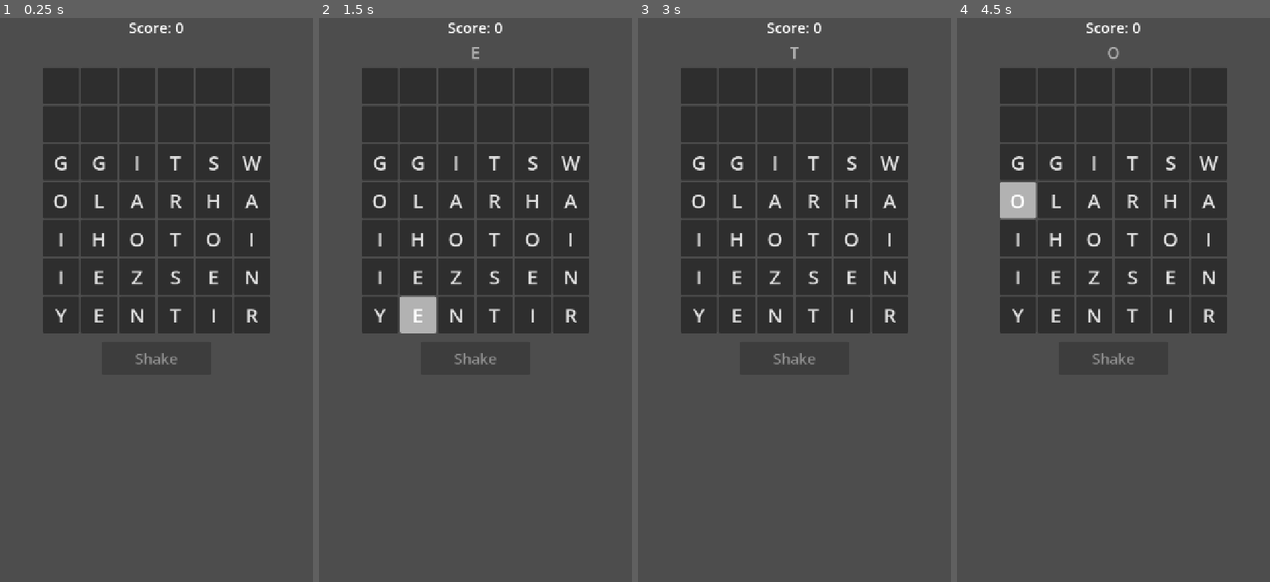
Above: before the commit, frames 1-4 (left to right).
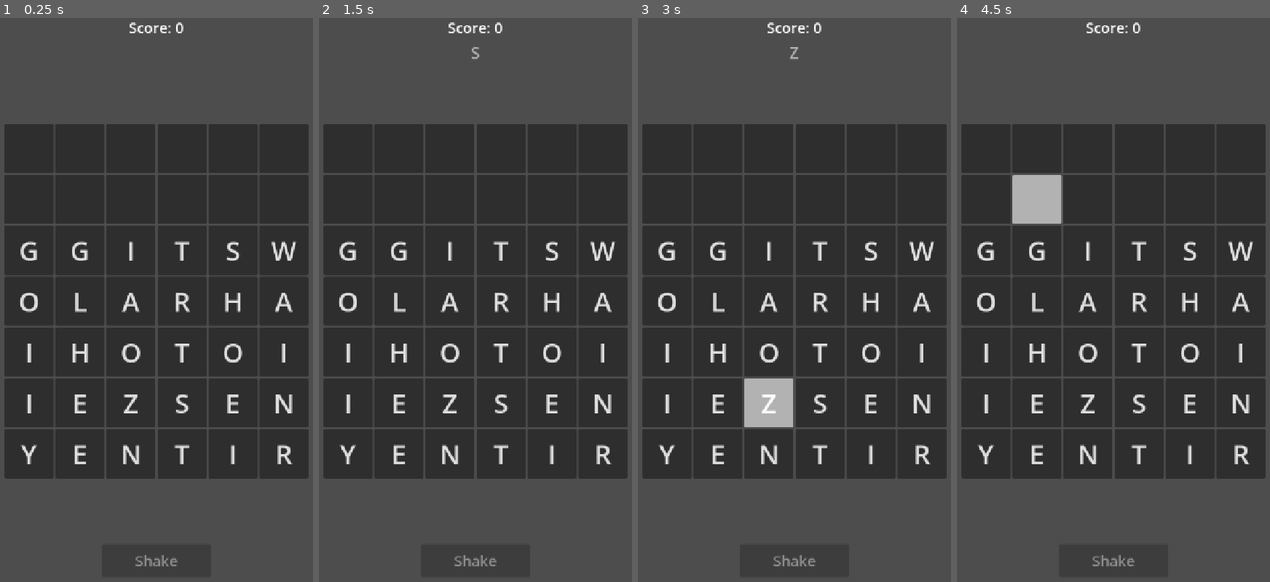
Above: after the commit, the same moments.

Repository: lux-sp4rk/wrdfall
Game: Godot game, scene res://scenes/LoomDrop.tscn
Two runs of this game, one before a commit and one after it. Both use one fixed random seed, a clock stepped at 60 frames per second and the inputs below.
Inputs (mouse positions are in pixels of both pictures, inside the frame that each line leads up to):
- Up to frame 1 (0.25 s): no input
- Up to frame 2 (1.5 s): tap Enter at 0.5 s; move the mouse to (547, 266) at 0.52 s; click (547, 266) at 0.67 s; tap Space at 1.25 s; move the mouse to (409, 328) at 1.27 s; click (409, 328) at 1.42 s
- Up to frame 3 (3 s): tap Enter at 2 s; move the mouse to (825, 170) at 2.02 s; click (825, 170) at 2.17 s; tap Space at 2.75 s; move the mouse to (778, 412) at 2.77 s; click (778, 412) at 2.92 s
- Up to frame 4 (4.5 s): tap Enter at 3.5 s; move the mouse to (1210, 384) at 3.52 s; click (1210, 384) at 3.67 s; tap Space at 4.25 s; move the mouse to (1016, 209) at 4.27 s; click (1016, 209) at 4.42 s

The runs differ from the first frame. In frame 1, 41% of the frame differs, in the area x 1-99%, y 8-98%; in frame 2, 42%; in frame 3, 41%; in frame 4, 42%, in the area x 1-99%, y 5-98%.

Commit message:
feat: implement dynamic grid resizing in LoomDrop

Diff:
--- a/godot/scenes/LoomDrop.tscn
+++ b/godot/scenes/LoomDrop.tscn
@@ -44,6 +44,7 @@
 
 [node name="GridCenter" type="CenterContainer" parent="MarginContainer/VBox"]
 layout_mode = 2
+size_flags_vertical = 3
 
 [node name="GridContainer" type="GridContainer" parent="MarginContainer/VBox/GridCenter"]
 unique_name_in_owner = true
--- a/godot/scripts/LoomDrop.gd
+++ b/godot/scripts/LoomDrop.gd
@@ -1,6 +1,7 @@
 extends Control
 
 @onready var grid_container: GridContainer = %"GridContainer"
+@onready var grid_center: CenterContainer = $MarginContainer/VBox/GridCenter
 @onready var word_label: Label = %"WordLabel"
 @onready var score_label: Label = %"ScoreLabel"
 @onready var shake_button: Button = %"ShakeButton"
@@ -27,7 +28,7 @@
 }
 var _bag_distribution: Array = []
 
-const DROP_INTERVAL: float = 5.0  # seconds between letter drops
+const DROP_INTERVAL: float = 6.0  # seconds between letter drops
 const VOWELS: String = "AEIOU"
 const TARGET_VOWEL_RATIO: float = 0.38
 # Common English bigrams — used to bias dropped letters toward playable neighbors
@@ -70,6 +71,10 @@
 	# Connect buttons
 	shake_button.pressed.connect(_on_shake_pressed)
 
+	# Dynamic grid sizing
+	grid_center.resized.connect(_resize_grid)
+	call_deferred("_resize_grid")
+
 
 func _build_weighted_bag() -> void:
 	_bag_distribution.clear()
@@ -104,12 +109,31 @@
 		for col in range(COLS):
 			var btn := Button.new()
 			btn.text = grid[row][col]
-			btn.custom_minimum_size = Vector2(80, 80)
+			btn.custom_minimum_size = Vector2(16, 16)
 			btn.add_theme_font_size_override("font_size", 44)
 			btn.mouse_filter = Control.MOUSE_FILTER_IGNORE
 			grid_container.add_child(btn)
 			btn_row.append(btn)
 		buttons.append(btn_row)
+
+
+func _resize_grid() -> void:
+	if buttons.is_empty():
+		return
+	var h_sep: int = grid_container.get_theme_constant("h_separation")
+	var v_sep: int = grid_container.get_theme_constant("v_separation")
+	var avail: Vector2 = grid_center.size
+	var cell_w: float = (avail.x - (COLS - 1) * h_sep) / COLS
+	var cell_h: float = (avail.y - (ROWS - 1) * v_sep) / ROWS
+	var cell_size: float = floorf(minf(cell_w, cell_h))
+	if cell_size < 16.0:
+		cell_size = 16.0
+	var font_size: int = int(cell_size * 0.55)
+	for row in range(ROWS):
+		for col in range(COLS):
+			var btn: Button = buttons[row][col]
+			btn.custom_minimum_size = Vector2(cell_size, cell_size)
+			btn.add_theme_font_size_override("font_size", font_size)
 
 
 func _seed_words() -> void:
